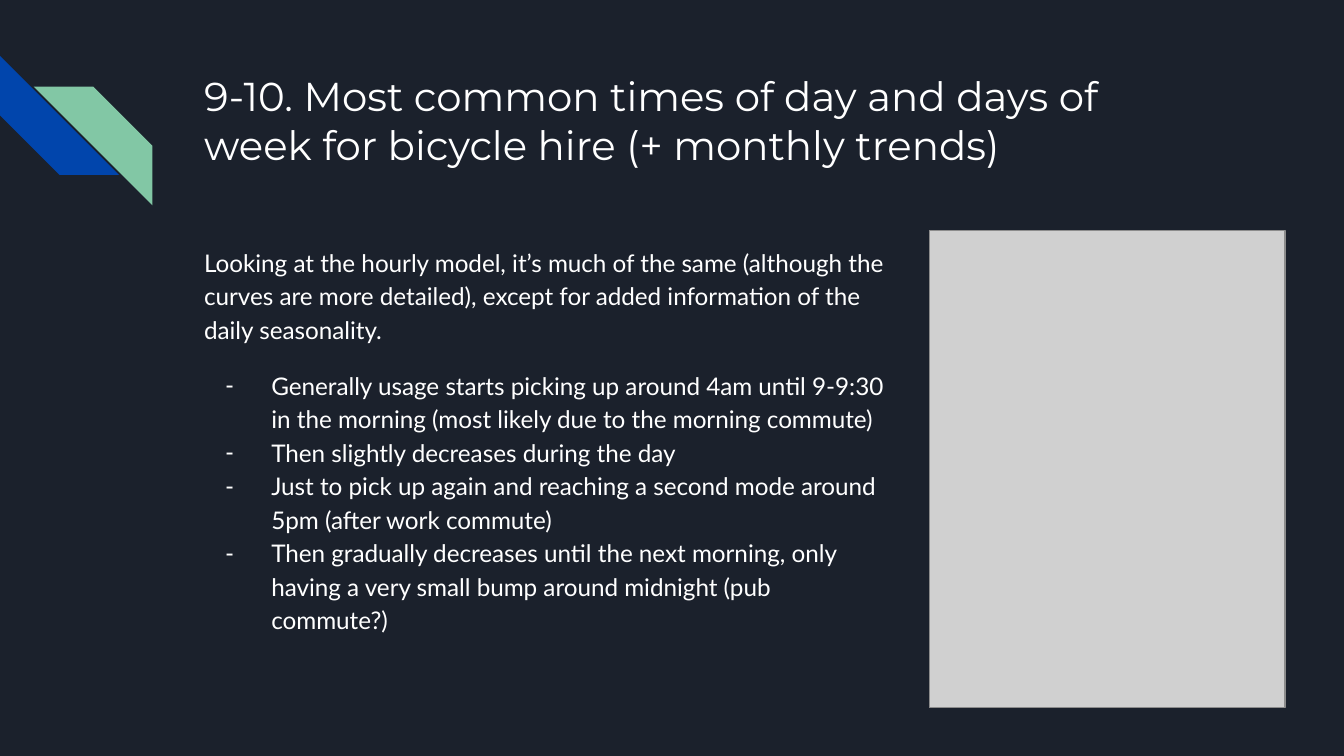
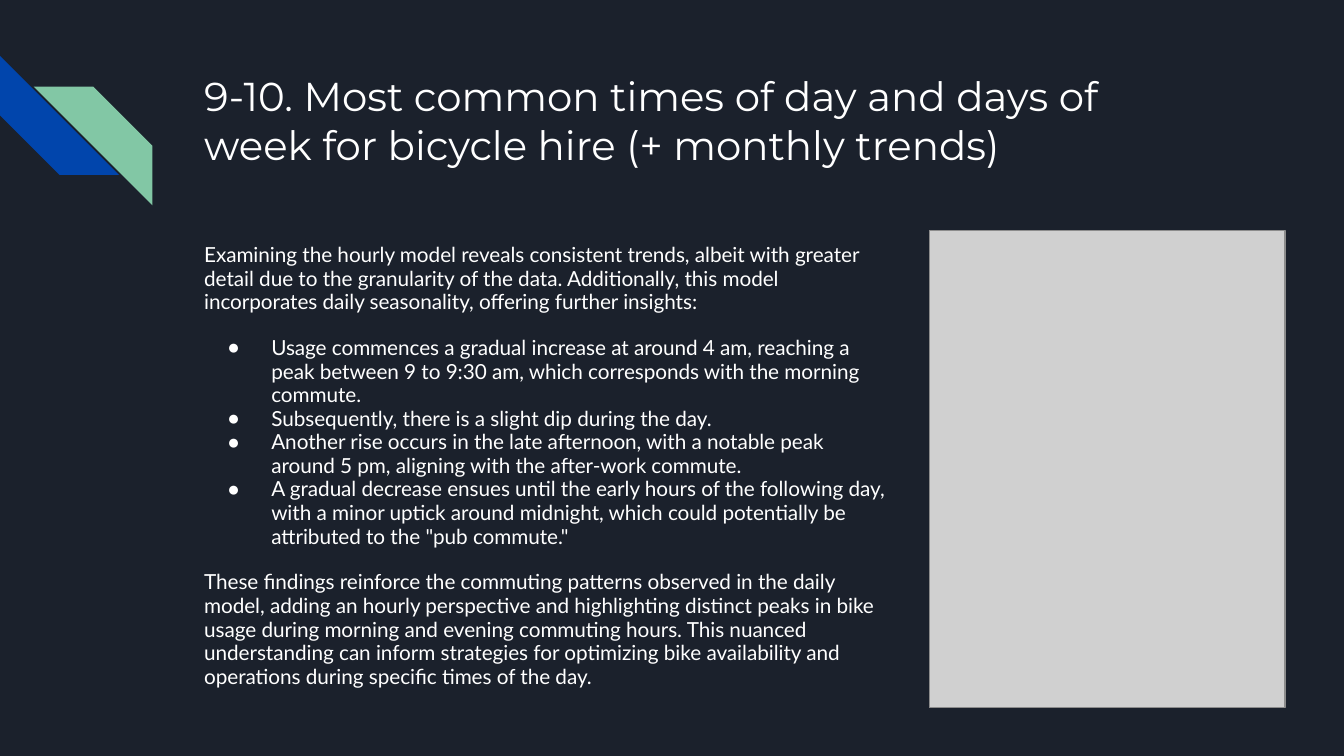
Before and after one commit to zsoltnyiri/zoe_take_home_test, a slide deck: slide 18 of Zoe - Take Home Task - Zsolt Nyiri.pptx. Drawn at 1344x756 pixels with LibreOffice and Linux fonts; fonts in the diff are those of the drawing; grey boxes stand for pictures. Boxes give left, top, right and bottom in pixels: in the first picture for what was removed or moved away, otherwise in the second. Text is boxed around its words. In the diff, an @@ line names an element or a change of style, - is before the commit and + after.

Commit message:
Add files via upload
fixed typos

```diff
--- a/Zoe - Take Home Task - Zsolt Nyiri.pptx
+++ b/Zoe - Take Home Task - Zsolt Nyiri.pptx
@@ text at (x1=204, y1=246, x2=885, y2=688): text changed; size 13 to 11.1 pt @@
-Looking at the hourly model, it’s much of the same (although the curves are more detailed), except for added information of the daily seasonality.
-– Generally usage starts picking up around 4am until 9-9:30 in the morning (most likely due to the morning commute)
-– Then slightly decreases during the day
-– Just to pick up again and reaching a second mode around 5pm (after work commute)
-– Then gradually decreases until the next morning, only having a very small bump around midnight (pub commute?)
+Examining the hourly model reveals consistent trends, albeit with greater detail due to the granularity of the data. Additionally, this model incorporates daily seasonality, offering further insights:
+● Usage commences a gradual increase at around 4 am, reaching a peak between 9 to 9:30 am, which corresponds with the morning commute.
+● Subsequently, there is a slight dip during the day.
+● Another rise occurs in the late afternoon, with a notable peak around 5 pm, aligning with the after-work commute.
+● A gradual decrease ensues until the early hours of the following day, with a minor uptick around midnight, which could potentially be attributed to the "pub commute."
+These findings reinforce the commuting patterns observed in the daily model, adding an hourly perspective and highlighting distinct peaks in bike usage during morning and evening commuting hours. This nuanced understanding can inform strategies for optimizing bike availability and operations during specific times of the day.
```
Also in this commit, not shown: 16 other slides changed, 3 slides added, 2 slides removed.
